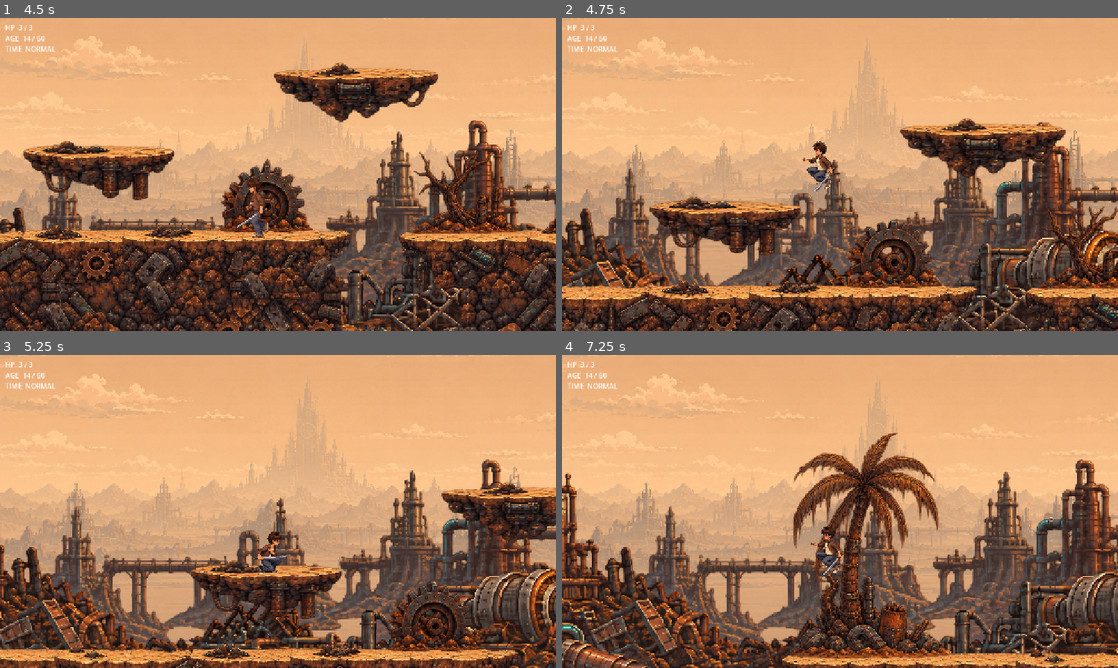
Above: before the commit, frames 1-4 (two rows, left to right).
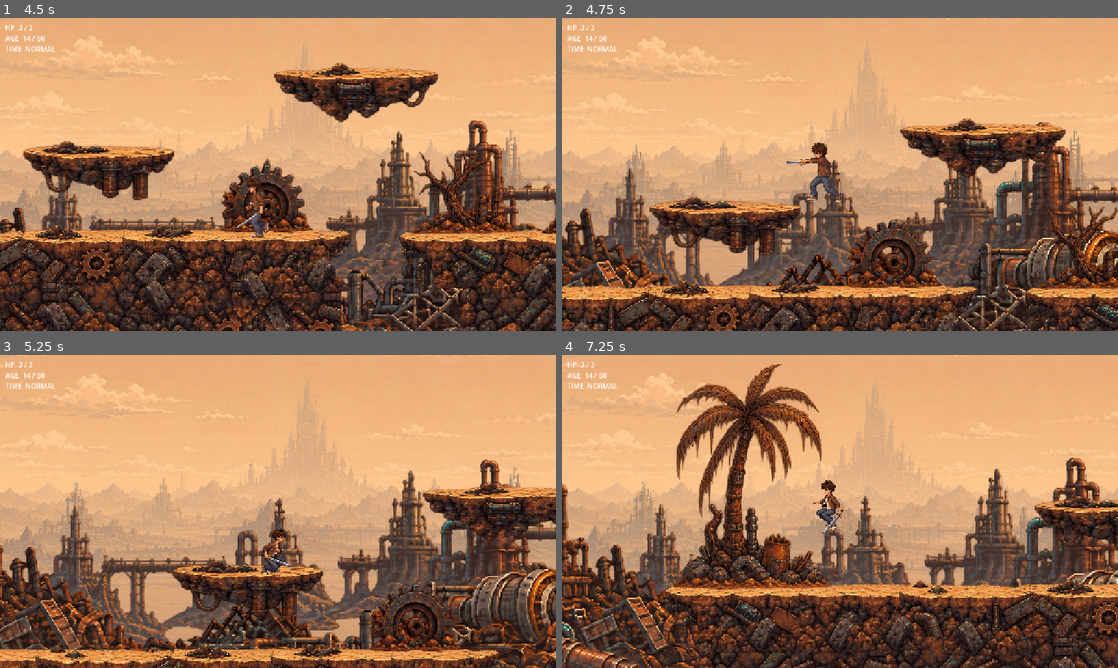
Above: after the commit, the same moments.

Repository: Zeyadzahran/years-to-spare
Game: Godot game, scene res://src/levels/test_level.tscn
Two runs of this game, one before a commit and one after it. Both use one fixed random seed, a clock stepped at 60 frames per second and the inputs below. This scene is started directly instead of the project's main scene.
Inputs:
- Up to frame 1 (4.5 s): hold S (crouch) 0.53-1.28 s; hold D (move_right) 0.53-2.03 s; tap J (attack) at 0.6, 2.3, 2.85 s; tap Space (jump) at 0.77, 1.07, 1.52, 1.55, 1.82, 2.1, 3.02, 3.32, 3.77, 3.8, 4.07 s; tap S (crouch) at 1.35, 3.05 s; hold A (move_left) 2.03-2.78 s; hold D (move_right) 2.78-4.28 s; hold S (crouch) 3.53-4.28 s; hold A (move_left) from 4.28 s (still down); tap E (time_rewind) at 4.35 s
- Up to frame 2 (4.75 s): keep holding A (move_left); tap Space (jump) at 4.52 s; tap J (attack) at 4.55 s
- Up to frame 3 (5.25 s): tap Space (jump) at 4.82 s; release A (move_left) at 5.03 s; hold D (move_right) from 5.03 s (still down); hold S (crouch) from 5.03 s (still down); tap Shift (time_slow) at 5.1 s
- Up to frame 4 (7.25 s): release D (move_right) at 5.78 s; release S (crouch) at 5.78 s; hold A (move_left) from 5.78 s (still down); tap Q (time_stop) at 5.85 s; tap Space (jump) at 6.02, 6.05, 6.32, 6.77, 7.07 s; tap J (attack) at 6.6 s

Frame 1 is identical in both runs. In frame 2, 0.6% of the frame differs, in the area x 40-51%, y 39-59%; in frame 3, 21%; in frame 4, 46%, in the area x 0-100%, y 0-100%.

Commit message:
buffer the attack input and allow attacking in the air

Diff:
--- a/src/actors/player/player.gd
+++ b/src/actors/player/player.gd
@@ -12,6 +12,7 @@
 const AIR_FRICTION := 1200.0
 const COYOTE_TIME := 0.1
 const JUMP_BUFFER := 0.12
+const ATTACK_BUFFER := 0.12
 
 @export var speed := 560.0
 @export var jump_velocity := -1250.0
@@ -35,6 +36,7 @@
 
 var _coyote_left := 0.0
 var _jump_buffered := 0.0
+var _attack_buffered := 0.0
 var _standing_size: Vector2
 var _standing_offset: float
 
@@ -58,6 +60,9 @@
 	_jump_buffered = maxf(_jump_buffered - delta, 0.0)
 	if Input.is_action_just_pressed(&"jump"):
 		_jump_buffered = JUMP_BUFFER
+	_attack_buffered = maxf(_attack_buffered - delta, 0.0)
+	if Input.is_action_just_pressed(&"attack"):
+		_attack_buffered = ATTACK_BUFFER
 
 
 func apply_gravity(delta: float) -> void:
@@ -71,6 +76,15 @@
 	velocity.x = move_toward(velocity.x, input_dir * speed, rate * delta)
 	if not is_zero_approx(input_dir):
 		facing = 1 if input_dir > 0.0 else -1
+
+
+## Buffered like the jump, so a press is never lost to frame timing.
+func wants_attack() -> bool:
+	return _attack_buffered > 0.0
+
+
+func consume_attack() -> void:
+	_attack_buffered = 0.0
 
 
 func can_jump() -> bool:
--- a/src/actors/player/states/air_state.gd
+++ b/src/actors/player/states/air_state.gd
@@ -11,6 +11,8 @@
 	player.apply_horizontal(delta)
 	player.move_and_slide()
 
+	if player.wants_attack():
+		return &"Attack"
 	if player.is_on_floor():
 		return &"Move" if not is_zero_approx(player.input_dir) else &"Idle"
 	return &""
--- a/src/actors/player/states/attack_state.gd
+++ b/src/actors/player/states/attack_state.gd
@@ -1,6 +1,6 @@
 extends PlayerState
-## One swing, grounded. Combat is not designed yet, so this drives the
-## animation and blocks other actions while it runs - no hitbox, no damage.
+## One swing, on the ground or in the air. Combat is not designed yet, so this
+## drives the animation and blocks other actions while it runs - no hitbox.
 
 ## Matches the attack clip: 8 frames at 16 fps.
 const DURATION := 0.5
@@ -9,12 +9,17 @@
 
 func enter(_previous: StringName) -> void:
 	_elapsed = 0.0
+	player.consume_attack()
 
 
 func physics_update(delta: float) -> StringName:
 	_elapsed += delta
 	player.apply_gravity(delta)
-	player.velocity.x = move_toward(player.velocity.x, 0.0, Player.GROUND_FRICTION * delta)
+	if player.is_on_floor():
+		player.velocity.x = move_toward(player.velocity.x, 0.0, Player.GROUND_FRICTION * delta)
+	else:
+		# An air swing keeps the arc; stopping him dead mid-jump feels awful.
+		player.apply_horizontal(delta)
 	player.move_and_slide()
 
 	if _elapsed < DURATION:
--- a/src/actors/player/states/crouch_state.gd
+++ b/src/actors/player/states/crouch_state.gd
@@ -17,9 +17,12 @@
 
 	if not player.is_on_floor():
 		return &"Air"
-	if Input.is_action_just_pressed(&"attack"):
+	# Every exit restores the tall box, so nothing may leave while an overhang
+	# would trap it.
+	if not player.can_stand():
+		return &""
+	if player.wants_attack():
 		return &"Attack"
-	# Standing up under an overhang would shove him through it, so stay down.
-	if not Input.is_action_pressed(&"crouch") and player.can_stand():
+	if not Input.is_action_pressed(&"crouch"):
 		return &"Move" if not is_zero_approx(player.input_dir) else &"Idle"
 	return &""
--- a/src/actors/player/states/idle_state.gd
+++ b/src/actors/player/states/idle_state.gd
@@ -9,7 +9,7 @@
 		return &"Air"
 	if not player.is_on_floor():
 		return &"Air"
-	if Input.is_action_just_pressed(&"attack"):
+	if player.wants_attack():
 		return &"Attack"
 	if Input.is_action_pressed(&"crouch"):
 		return &"Crouch"
--- a/src/actors/player/states/move_state.gd
+++ b/src/actors/player/states/move_state.gd
@@ -7,7 +7,7 @@
 
 	if player.can_jump() or not player.is_on_floor():
 		return &"Air"
-	if Input.is_action_just_pressed(&"attack"):
+	if player.wants_attack():
 		return &"Attack"
 	if Input.is_action_pressed(&"crouch"):
 		return &"Crouch"
